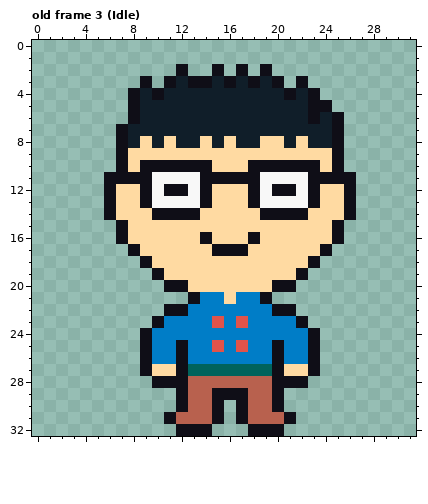
File history of a pixel-art file, 2D Platformer/Assets/Sprites/Characters/mikeNew.aseprite. Above, as it was before the edit.
32x33 pixels, 24 frames. Shown: old frame 3 (Idle). The commit also changed other frames, which this record leaves out.
Once edited:
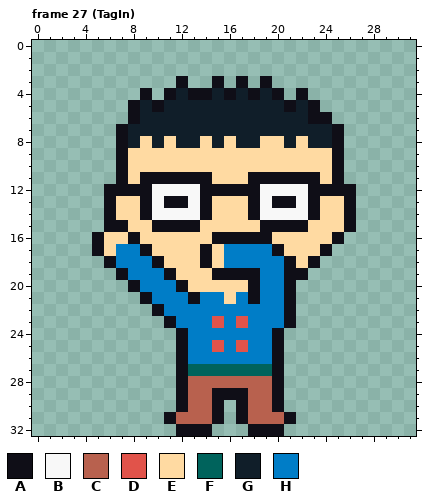
Palette (. is transparent): A #0f0e17  B #f8f8f8  C #b8614e  D #e1534a  E #ffdaa2  F #00635c  G #101e29  H #007dc7
A new or re-ordered frame is compared with the old frame closest to it.
Diff:
frames 24 -> 28
--- frame 27 (TagIn) is new; against old frame 3 (Idle), layers "Facial Features", "Body"
@@ x 6..27 @@
  1 ......................
- 2 ......A..A.A.A........
- 3 ...A.AGAAGAGAGA.A.....
- 4 ..AGAGGGGGGGGGGAGA....
- 5 ..AGGGGGGGGGGGGGGAA...
- 6 ..AGGGGGGGGGGGGGGAGA..
+ 2 ......................
+ 3 ......A..A.A.A........
+ 4 ...A.AGAAGAGAGA.A.....
+ 5 ..AGAGGGGGGGGGGAGA....
+ 6 ..AGGGGGGGGGGGGGGAA...
  7 .AGGGGGGGGGGGGGGGGGA..
@@ x 0..31 @@
  9 .......AEEEEEEEEEEEEEEEEEA......
-10 .......AEAAAAAAEEEAAAAAAEA......
-11 ......AAAABBBBAAAAABBBBAAAA.....
-12 ......AEEABAABAEEEABAABAEEA.....
-13 ......AEEABBBBAEEEABBBBAEEA.....
-14 ......AEEEAAAAEEEEEAAAAEEEA.....
-15 .......AEEEEEEEEEEEEEEEEEA......
-16 .......AEEEEEEAEEEAEEEEEEA......
-17 ........AEEEEEEAAAEEEEEEA.......
-18 .........AEEEEEEEEEEEEEA........
-19 ..........AEEEEEEEEEEEA.........
-20 ...........AAEEEEEEEAA..........
-21 .............AHHEHHA............
-22 ...........AAHHHHHHHAA..........
-23 ..........AHHHHDHDHHHHA.........
-24 .........AHHHHHHHHHHHHHA........
-25 .........AHHAHHDHDHHAHHA........
-26 .........AHHAHHHHHHHAHHA........
-27 .........AEEAFFFFFFFAEEA........
-28 ..........AAACCCCCCCAAA.........
+10 .......AEEEEEEEEEEEEEEEEEA......
+11 .......AEAAAAAAEEEAAAAAAEA......
+12 ......AAAABBBBAAAAABBBBAAAA.....
+13 ......AEEABAABAEEEABAABAEEA.....
+14 ......AEEABBBBAEEEABBBBAEEA.....
+15 ......AAEEAAAAEEEEEAAAAEEEA.....
+16 .....AEEAEEEEEEAAAAAEEEEEA......
+17 .....AEHHAEEEEAEHHHHAEEEA.......
+18 ......AHHHAEEEAEHHHHHAEA........
+19 .......AHHHAEEEAAAAHHAA.........
+20 ........AHHHAEEEEEAHHA..........
+21 .........AHHHAHHEHAHHA..........
+22 ..........AHHHHHHHHHHA..........
+23 ...........AHHHDHDHHHA..........
+24 ............AHHHHHHHA...........
+25 ............AHHDHDHHA...........
+26 ............AHHHHHHHA...........
+27 ............AFFFFFFFA...........
+28 ............ACCCCCCCA...........
 29 ............ACCAAACCA...........
Where, in picture pixels (left, top, right, bottom), the same in both pictures:
changed: (92, 64, 356, 388)
